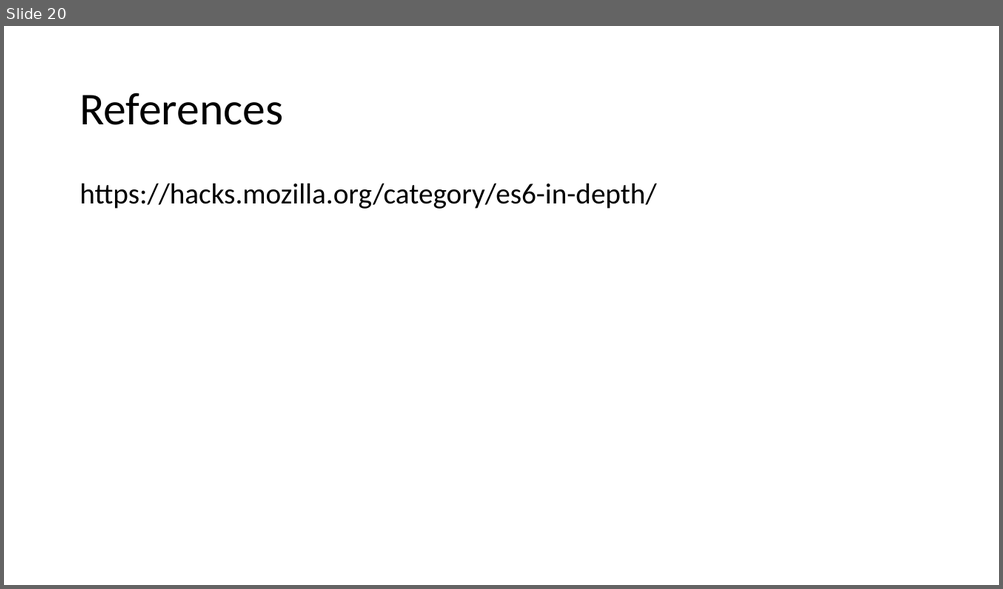
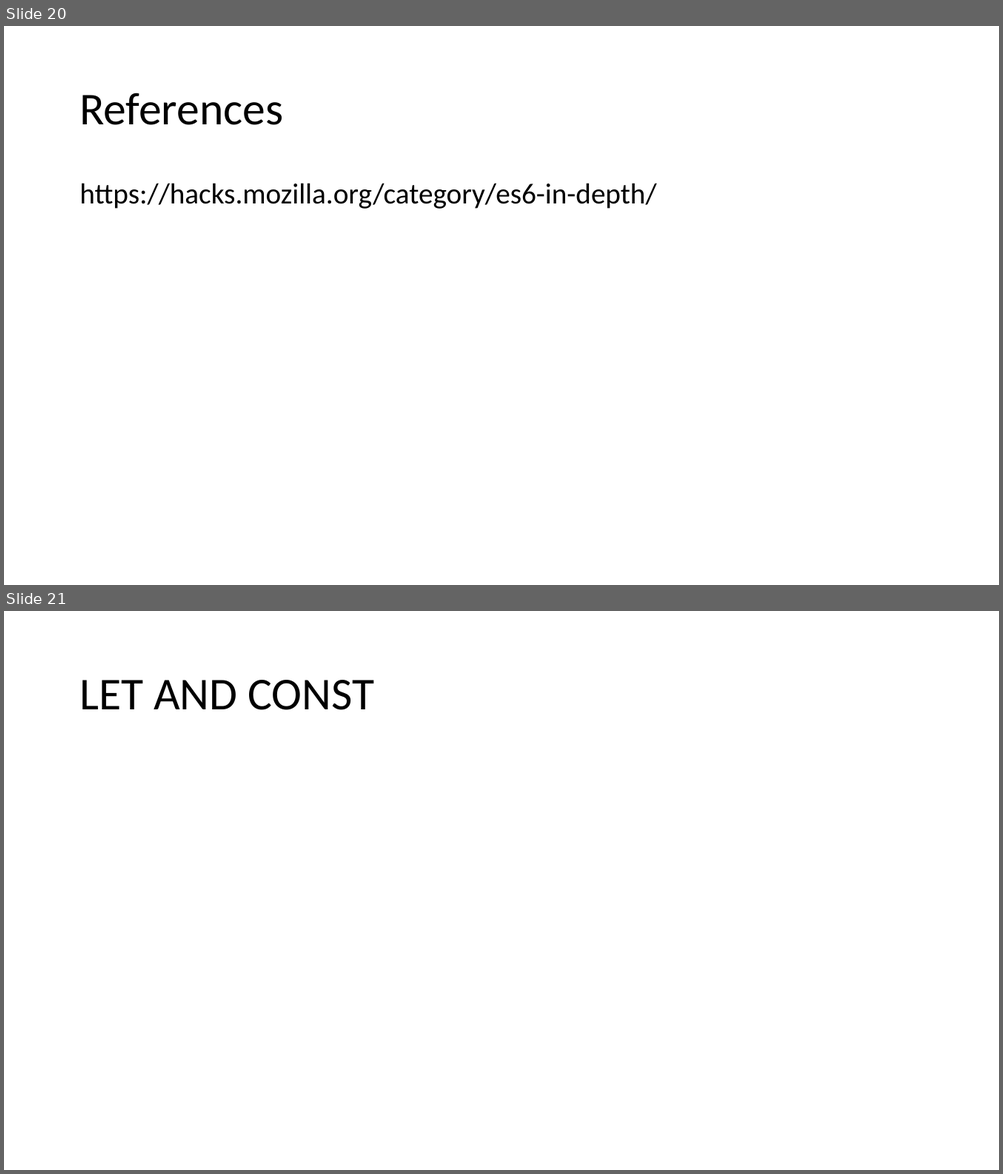
Before and after one commit to dzmitry-varabei/front-end-course, a slide deck: es6/es6.pptx. Shown one above the other, each under a label of ours: slide 20 before the commit, slides 20 and 21 after it. The pictures are 1003x589 and 1003x1174 pixels, drawn with LibreOffice and Linux fonts; fonts in the diff are those of the drawing. Boxes give left, top, right and bottom in pixels: in the first picture for what was removed or moved away, otherwise in the second. Text is boxed around its words. In the diff, an @@ line names an element or a change of style, - is before the commit and + after.

```diff
--- a/es6/es6.pptx
+++ b/es6/es6.pptx
@@ slide 21 added at <box>4,611,999,1170</box>, background #FFFFFF @@
@@ title added at <box>79,680,374,710</box>, 44 pt, text #000000 @@
+LET AND CONST
```
Also in this commit, not shown: 6 other slides added, 8 other files.
